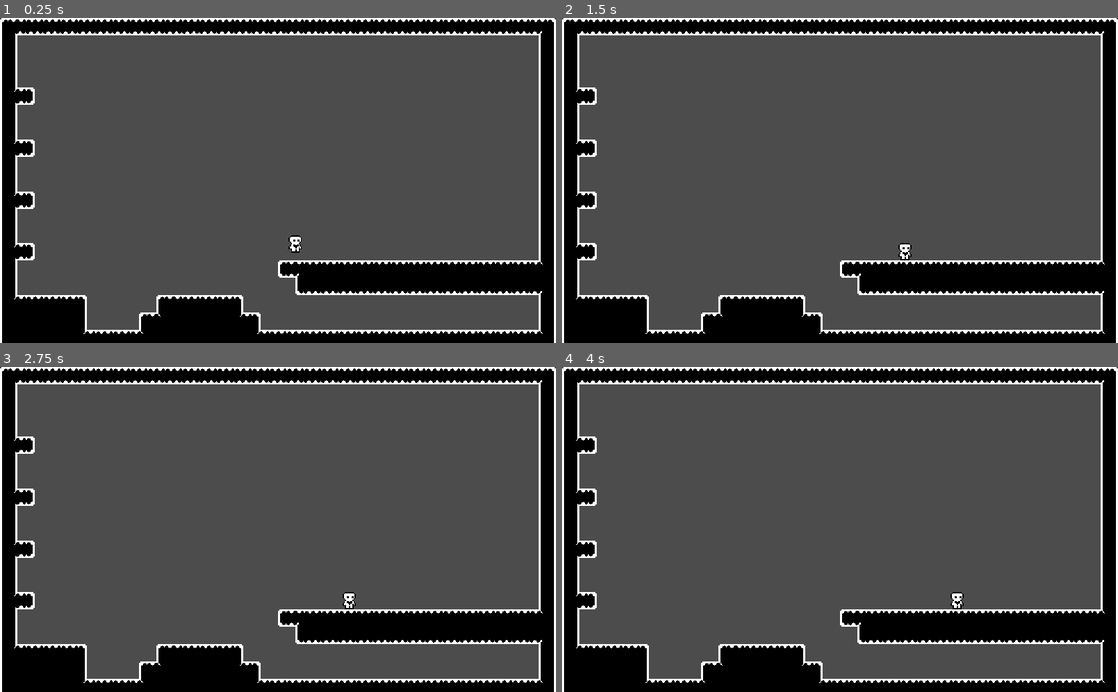
Above: before the commit, frames 1-4 (two rows, left to right).
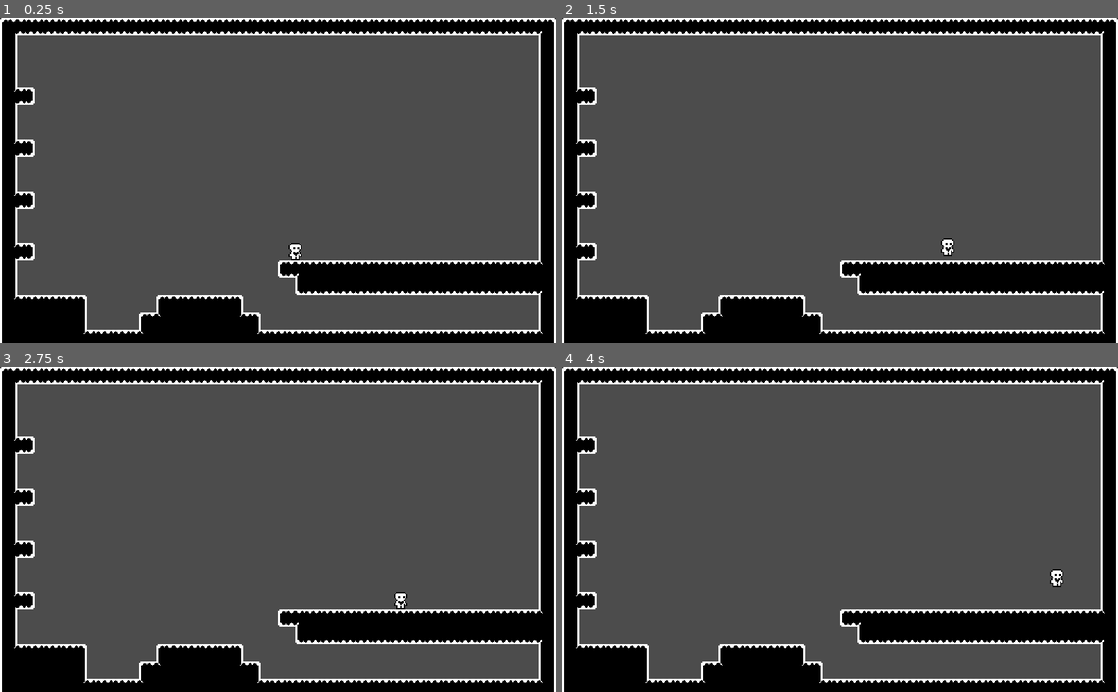
Above: after the commit, the same moments.

Repository: dragon1freak/PlatformerCharacterController
Game: Godot game, scene res://world.tscn
Same seed, same stepped clock (60 frames per second), same inputs: the game is played once before the commit and once after it.
Inputs:
- Up to frame 1 (0.25 s): no input
- Up to frame 2 (1.5 s): hold D (right) from 0.53 s (still down); tap Space (jump, bound only after the commit) at 0.6, 0.77, 1.07, 1.35 s
- Up to frame 3 (2.75 s): tap Space (jump, bound only after the commit) at 1.52, 1.82, 2.1 s; release D (right) at 2.03 s; hold A (left) from 2.03 s (still down)
- Up to frame 4 (4 s): release A (left) at 2.78 s; hold D (right) from 2.78 s (still down); tap Space (jump, bound only after the commit) at 2.85, 3.02, 3.32, 3.6, 3.77 s

The runs differ from the first frame. In frame 1, 0.1% of the frame differs, in the area x 51-55%, y 66-75%; in frame 2, 0.2%, in the area x 60-71%, y 67-75%; in frame 3, 0.2%; in frame 4, 0.2%.

Commit message:
Added coyote timer and jump buffering

Diff:
--- a/PlatformerController.gd
+++ b/PlatformerController.gd
@@ -16,24 +16,46 @@
 
 export(bool) var JOYSTICK_MOVEMENT : bool = false
 
-export(float, 0, 1000, 0.1) var ACCELERATION : float
-export(float, 0, 1000, 0.1) var MAX_SPEED : float
-export(float, 0, 1000, 0.1) var FRICTION : float
+export(float, 0, 1000, 0.1) var ACCELERATION : float = 300
+export(float, 0, 1000, 0.1) var MAX_SPEED : float = 50
+export(float, 0, 1000, 0.1) var FRICTION : float = 200
 export(float, 0, 1000, 0.1) var AIR_RESISTENCE : float
 export(float, 0, 1000, 0.1) var JUMP_FORCE : float
+export(float, 0, 1000, 0.1) var JUMP_CANCEL_FORCE : float
 export(float, 0, 1000, 0.1) var GRAVITY : float
+export(float, 0, 1, 0.01) var COYOTE_TIMER : float
+export(float, 0, 1, 0.01) var JUMP_BUFFER_TIMER : float
 
 enum {IDLE, WALK, JUMP, FALLING}
 var state : int = IDLE
+var can_jump : bool = true
+var should_jump : bool = false
+var jumping : bool = false
 
 
 # Called when the node enters the scene tree for the first time.
 func _ready():
 	pass # Replace with function body.
 
+var motion : Vector2 = Vector2.ZERO
 func _physics_process(delta : float) -> void:
-	var input_direction : Vector2 = get_input_direction()
-	apply_motion(input_direction, delta)
+	handle_inputs(delta)
+
+	if !is_on_floor() && can_jump:
+		coyote_time()
+	if !jumping && motion.y < 0:
+		cancel_jump(delta)
+	motion.y += GRAVITY * delta
+	motion = move_and_slide(motion, Vector2.UP)
+
+func coyote_time() -> void:
+	yield(get_tree().create_timer(COYOTE_TIMER),"timeout")
+	can_jump = false
+
+func buffer_jump() -> void:
+	should_jump = true
+	yield(get_tree().create_timer(JUMP_BUFFER_TIMER),"timeout")
+	should_jump = false
 
 func get_input_direction() -> Vector2:
 	var x_dir = Input.get_action_strength(ACTION_RIGHT) - Input.get_action_strength(ACTION_LEFT)
@@ -41,22 +63,53 @@
 
 	return Vector2(x_dir if JOYSTICK_MOVEMENT else sign(x_dir), y_dir if JOYSTICK_MOVEMENT else sign(y_dir))
 
-var motion : Vector2 = Vector2.ZERO
-func apply_motion(move_direction : Vector2, delta : float) -> void:
-	if move_direction.x != 0:
-		if motion.x != 0 and sign(move_direction.x) != sign(motion.x):
-			apply_friction(delta)
-		motion.x += move_direction.x * ACCELERATION * delta
-		motion.x = clamp(motion.x, -MAX_SPEED * abs(move_direction.x), MAX_SPEED * abs(move_direction.x))
-	if move_direction.x == 0 and motion.x != 0:
+func handle_inputs(delta : float) -> void:
+	var input_direction : Vector2 = get_input_direction()
+	var jump_strength : float = Input.get_action_strength(ACTION_JUMP)
+	var jump_pushed : bool = Input.is_action_just_pressed(ACTION_JUMP)
+	var jump_released : bool = Input.is_action_just_released(ACTION_JUMP)
+#	var interact_strength : float = Input.get_action_strength(ACTION_INTERACT)
+#	var alt_move_strength : float = Input.get_action_strength(ACTION_ALT_MOVE)
+	handle_jump(jump_strength, jump_pushed, jump_released)
+	handle_motion(delta, input_direction)
+
+func handle_motion(delta : float, input_direction : Vector2 = Vector2.ZERO) -> void:
+	if input_direction.x != 0:
+		apply_motion(input_direction, delta)
+	else:
 		apply_friction(delta)
 
-	motion.y += GRAVITY * delta
-	motion = move_and_slide(motion, Vector2.UP)
+func apply_motion(move_direction : Vector2, delta : float) -> void:
+	if motion.x != 0 and sign(move_direction.x) != sign(motion.x):
+		apply_friction(delta)
+	motion.x += move_direction.x * ACCELERATION * delta
+	motion.x = clamp(motion.x, -MAX_SPEED * abs(move_direction.x), MAX_SPEED * abs(move_direction.x))
 
 func apply_friction(delta : float) -> void:
-#	motion.x = lerp(motion.x, 0, FRICTION * delta)
-	motion.x += FRICTION * delta * 1 if sign(motion.x) == -1 else -1
-	if abs(motion.x) < 1:
+	var fric = FRICTION * delta * sign(motion.x) * -1 if is_on_floor() else AIR_RESISTENCE * delta * sign(motion.x) * -1
+	motion.x += fric
+	if abs(motion.x) < fric:
 		motion.x = 0
-	print(motion.x)
+
+func handle_jump(jump_strength : float = 0.0, jump_pressed : bool = false, jump_released : bool = false) -> void:
+	if (jump_pressed or should_jump) && can_jump:
+		apply_jump()
+	elif jump_pressed:
+		buffer_jump()
+	elif jump_released:
+		if motion.y < 0:
+			jumping = false
+	if is_on_floor():
+		can_jump = true
+		if should_jump:
+			apply_jump()
+			should_jump = false
+
+enum JUMP_DIRECTIONS {UP = -1, DOWN}
+func apply_jump(jump_force : float = JUMP_FORCE, jump_direction : int = JUMP_DIRECTIONS.UP) -> void:
+	can_jump = false
+	jumping = true
+	motion.y += jump_force * jump_direction
+
+func cancel_jump(delta: float, jump_direction : int = JUMP_DIRECTIONS.UP) -> void:
+	motion.y -= JUMP_CANCEL_FORCE * jump_direction * delta
--- a/project.godot
+++ b/project.godot
@@ -89,6 +89,12 @@
 , Object(InputEventJoypadMotion,"resource_local_to_scene":false,"resource_name":"","device":0,"axis":1,"axis_value":1.0,"script":null)
  ]
 }
+jump={
+"deadzone": 0.5,
+"events": [ Object(InputEventKey,"resource_local_to_scene":false,"resource_name":"","device":0,"alt":false,"shift":false,"control":false,"meta":false,"command":false,"pressed":false,"scancode":32,"physical_scancode":0,"unicode":0,"echo":false,"script":null)
+, Object(InputEventJoypadButton,"resource_local_to_scene":false,"resource_name":"","device":0,"button_index":0,"pressure":0.0,"pressed":false,"script":null)
+ ]
+}
 
 [physics]
 
--- a/world.tscn
+++ b/world.tscn
@@ -462,7 +462,12 @@
 
 [node name="Player" parent="." instance=ExtResource( 2 )]
 position = Vector2( 272, 200 )
-ACCELERATION = 300.0
-MAX_SPEED = 50.0
-FRICTION = 10.0
-GRAVITY = 200.0
+ACCELERATION = 400.0
+MAX_SPEED = 100.0
+FRICTION = 500.0
+AIR_RESISTENCE = 200.0
+JUMP_FORCE = 200.0
+JUMP_CANCEL_FORCE = 800.0
+GRAVITY = 500.0
+COYOTE_TIMER = 0.08
+JUMP_BUFFER_TIMER = 0.1
